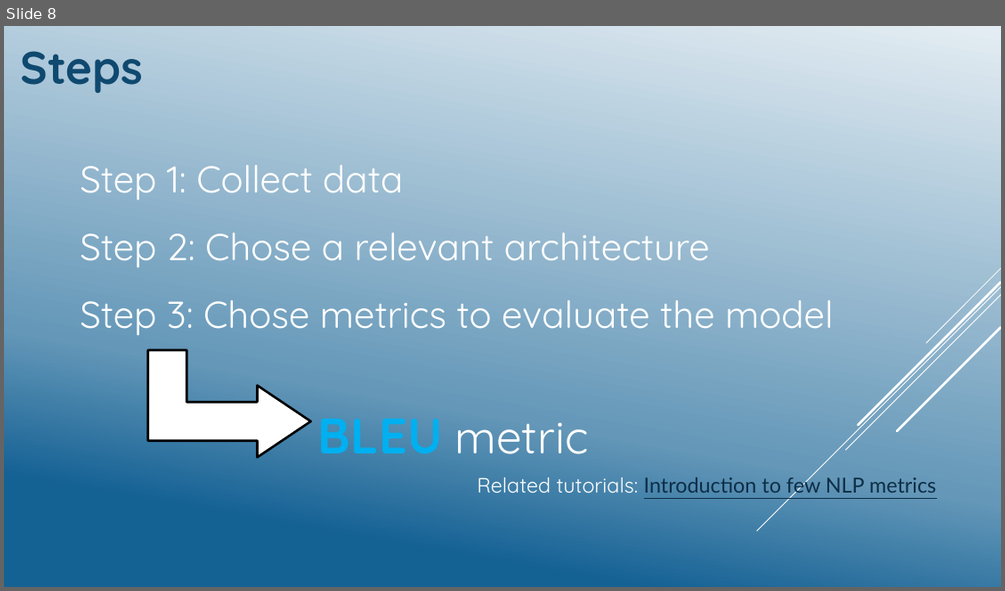
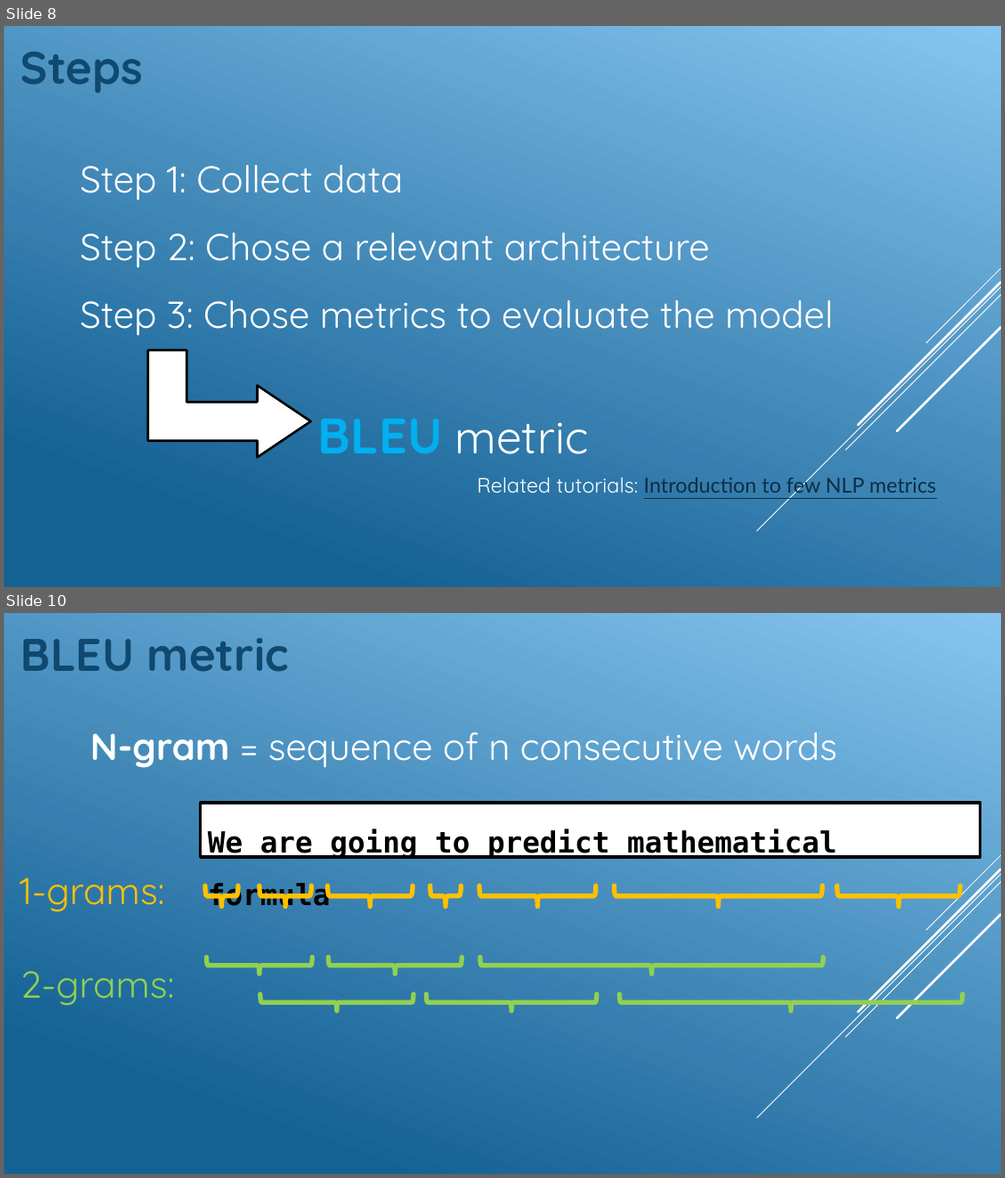
Before and after one commit to GeckSpy/IPdf2Latex, a slide deck: Presentation/Final presentation.pptx. Shown one above the other, each under a label of ours: slide 8 before the commit, slides 8 and 10 after it; the slides between them are not shown. The pictures are 1005x591 and 1005x1178 pixels, drawn with LibreOffice and Linux fonts; fonts in the diff are those of the drawing. Boxes give left, top, right and bottom in pixels: in the first picture for what was removed or moved away, otherwise in the second. Text is boxed around its words. In the diff, an @@ line names an element or a change of style, - is before the commit and + after.

```diff
--- a/Presentation/Final presentation.pptx
+++ b/Presentation/Final presentation.pptx
@@ slide 10 added at [4,613,1001,1174], background gradient #86C5EF to #146194; not listed: 5 template elements that a slide beside it also shows @@
@@ text added at [20,638,289,672], 44 pt, text #0F496F, bold @@
+BLEU metric
@@ text added at [90,732,837,768], 36 pt, text #FFFFFF @@
+N-gram = sequence of n consecutive words
@@ rectangle added at [201,803,980,858], fill #FFFFFF, outline #000000 3 pt, 28 pt, text #000000, bold @@
+We are going to predict mathematical formula
@@ text added at [19,877,164,912], 36 pt, text #FFC000 @@
+1-grams:
@@ left brace added at [205,885,238,906], outline #FFC000 4.5 pt @@
@@ left brace added at [259,886,311,907], outline #FFC000 4.5 pt @@
@@ left brace added at [328,886,413,907], outline #FFC000 4.5 pt @@
@@ left brace added at [430,885,461,907], outline #FFC000 4.5 pt @@
@@ left brace added at [479,885,596,906], outline #FFC000 4.5 pt @@
@@ left brace added at [615,885,822,906], outline #FFC000 4.5 pt @@
@@ left brace added at [837,885,960,907], outline #FFC000 4.5 pt @@
@@ left brace added at [206,957,312,973], outline #92D050 4.5 pt @@
@@ left brace added at [329,957,461,973], outline #92D050 4.5 pt @@
@@ left brace added at [480,957,823,973], outline #92D050 4.5 pt @@
@@ text added at [20,971,174,1005], 36 pt, text #92D050 @@
+2-grams:
@@ left brace added at [260,994,413,1011], outline #92D050 4.5 pt @@
@@ left brace added at [426,995,596,1011], outline #92D050 4.5 pt @@
@@ left brace added at [619,994,963,1011], outline #92D050 4.5 pt @@
@@ slide 8 changed as well @@
@@ background gradient #E4EDF3 to #6497B8 to #146194 to gradient #86C5EF to #146194 @@
```
Also in this commit, not shown: 16 other slides changed, 3 other slides added, 1 slide removed.
